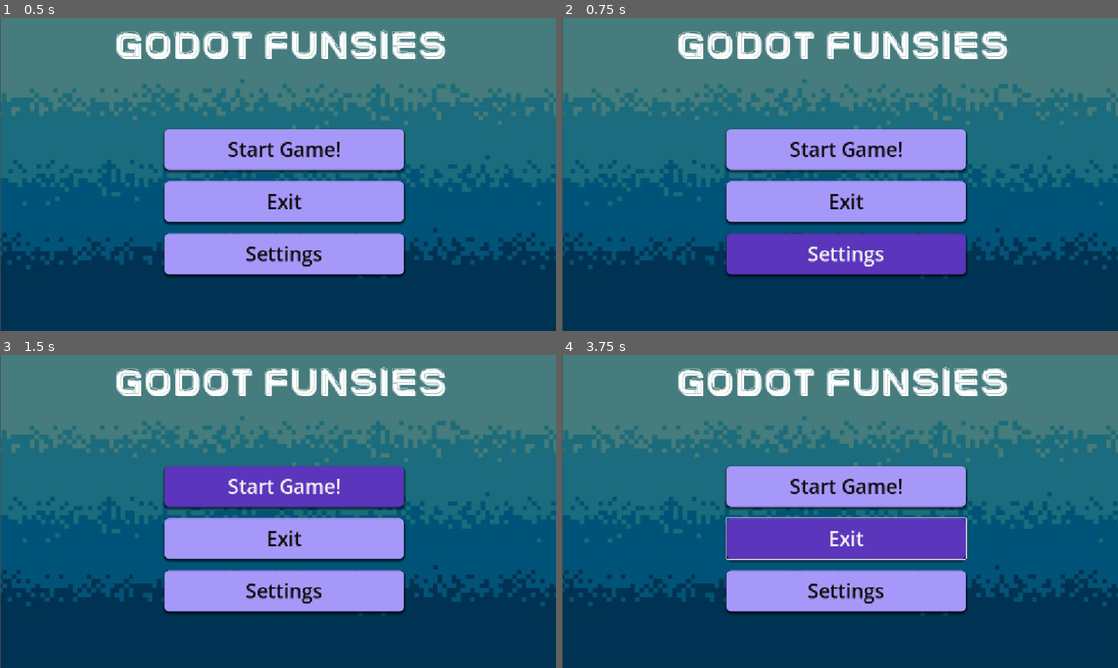
Above: before the commit, frames 1-4 (two rows, left to right).
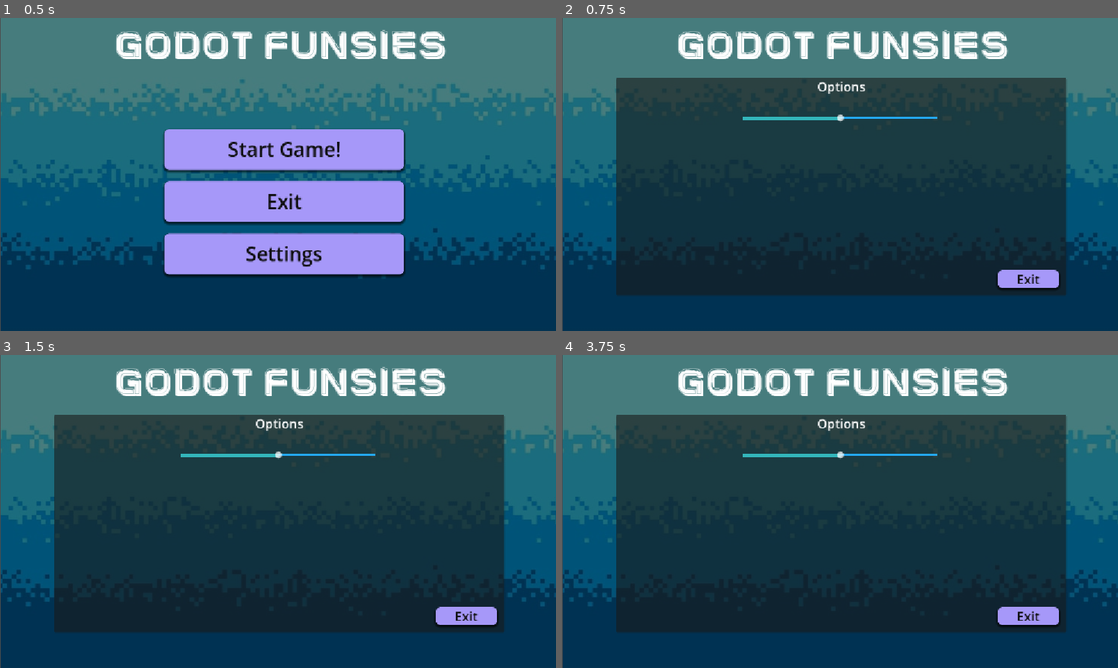
Above: after the commit, the same moments.

Repository: boredguywithacomputer/untitled-hackclub-game
Game: Godot game, scene res://main_menu.tscn
Two runs of this game, one before a commit and one after it. Both use one fixed random seed, a clock stepped at 60 frames per second and the inputs below.
Inputs (mouse positions are in pixels of both pictures, inside the frame that each line leads up to):
- Up to frame 1 (0.5 s): no input
- Up to frame 2 (0.75 s): click "Settings" at 0.5 s
- Up to frame 3 (1.5 s): click (283, 486) at 1.25 s, where only the run before the commit has a clickable "Start Game!"
- Up to frame 4 (3.75 s): click (845, 486) at 2 s, where only the run before the commit has a clickable "Start Game!"; tap Enter at 2.75 s; move the mouse to (962, 495) at 2.77 s; hold Right 2.78-3.53 s; tap Alt at 2.85 s; click (962, 495) at 2.92 s; tap Space at 3.5 s; move the mouse to (728, 527) at 3.52 s; hold Down from 3.53 s (still down); tap Shift at 3.6 s

Frame 1 is identical in both runs. In frame 2, 55% of the frame differs, in the area x 9-91%, y 19-89%; in frame 3, 55%; in frame 4, 55%.
Error after the commit: Parse Error: Too few arguments for "set_bus_volume_db()" call. Expected at least 2 but received 0. (res://audio_control.gd:9)

Commit message:
started teh options

Diff:
--- /dev/null
+++ b/new-game-project/audio_control.gd
@@ -0,0 +1,9 @@
+extends HSlider
+
+@export var audio_bus_name : String
+
+func _ready():
+	var audio_bus_id = AudioServer.get_bus_index(audio_bus_name)
+
+func _on_value_changed(value: float) -> void:
+	AudioServer.set_bus_volume_db()
--- /dev/null
+++ b/new-game-project/default_bus_layout.tres
@@ -0,0 +1,15 @@
+[gd_resource type="AudioBusLayout" format=3 uid="uid://b8wr0hwoqop4v"]
+
+[resource]
+bus/1/name = &"Music"
+bus/1/solo = false
+bus/1/mute = false
+bus/1/bypass_fx = false
+bus/1/volume_db = 0.0
+bus/1/send = &"Master"
+bus/2/name = &"SFX"
+bus/2/solo = false
+bus/2/mute = false
+bus/2/bypass_fx = false
+bus/2/volume_db = 0.0
+bus/2/send = &"Master"
--- a/new-game-project/main_menu.gd
+++ b/new-game-project/main_menu.gd
@@ -1,14 +1,20 @@
 extends Control
+@onready var main_buttons: VBoxContainer = $MainButtons
+@onready var options: Panel = $Options
 
 
-# Called when the node enters the scene tree for the first time.
-func _ready() -> void:
-	pass # Replace with function body.
-
+## Called when the node enters the scene tree for the first time.
+#func _ready() -> void:
+	#pass # Replace with function body.
+##
 
 # Called every frame. 'delta' is the elapsed time since the previous frame.
 func _process(delta: float) -> void:
 	pass
+
+func _ready():
+	main_buttons.visible = true
+	options.visible = false
 
 
 func _on_start_pressed() -> void:
@@ -22,3 +28,9 @@
 
 func _on_settings_pressed() -> void:
 	print("settings opened")
+	main_buttons.visible = false
+	options.visible = true
+
+
+func _on_back_options_pressed() -> void:
+	_ready()
--- a/new-game-project/main_menu.tscn
+++ b/new-game-project/main_menu.tscn
@@ -3,6 +3,8 @@
 [ext_resource type="Texture2D" uid="uid://baaxq020fl0qu" path="res://ice wallpaper.jpg" id="1_7vrkn"]
 [ext_resource type="Script" uid="uid://dn12u7ocbrg15" path="res://main_menu.gd" id="1_fu7sn"]
 [ext_resource type="FontFile" uid="uid://btl5vdvf3uo7q" path="res://Icecold.ttf" id="2_fu7sn"]
+[ext_resource type="AudioStream" uid="uid://dy8orvv3palet" path="res://ice music.mp3" id="4_jix8l"]
+[ext_resource type="Script" uid="uid://e6kxrqyhudv0" path="res://audio_control.gd" id="5_glbon"]
 
 [sub_resource type="StyleBoxTexture" id="StyleBoxTexture_dir7o"]
 texture = ExtResource("1_7vrkn")
@@ -26,6 +28,14 @@
 shadow_size = 5
 shadow_offset = Vector2(0, 3.14)
 
+[sub_resource type="StyleBoxLine" id="StyleBoxLine_3moom"]
+color = Color(0.14083889, 0.6653155, 0.9695974, 1)
+thickness = 4
+
+[sub_resource type="StyleBoxLine" id="StyleBoxLine_dir7o"]
+color = Color(0.20018792, 0.7147129, 0.73237044, 1)
+thickness = 6
+
 [node name="MainMenu" type="Control" unique_id=261018262]
 layout_mode = 3
 anchors_preset = 15
@@ -46,7 +56,7 @@
 grow_vertical = 2
 theme_override_styles/panel = SubResource("StyleBoxTexture_dir7o")
 
-[node name="VBoxContainer" type="VBoxContainer" parent="." unique_id=415561468]
+[node name="MainButtons" type="VBoxContainer" parent="." unique_id=415561468]
 layout_mode = 1
 anchors_preset = 8
 anchor_left = 0.5
@@ -61,7 +71,7 @@
 grow_vertical = 2
 theme_override_constants/separation = 24
 
-[node name="Button" type="Button" parent="VBoxContainer" unique_id=74380841]
+[node name="Button" type="Button" parent="MainButtons" unique_id=74380841]
 layout_mode = 2
 size_flags_vertical = 3
 theme_override_colors/font_color = Color(0.053019673, 0.052565854, 0.050296772, 1)
@@ -71,7 +81,7 @@
 theme_override_styles/hover = SubResource("StyleBoxFlat_7vrkn")
 text = "Start Game!"
 
-[node name="Button2" type="Button" parent="VBoxContainer" unique_id=835382432]
+[node name="Button2" type="Button" parent="MainButtons" unique_id=835382432]
 layout_mode = 2
 size_flags_vertical = 3
 theme_override_colors/font_color = Color(0.053019673, 0.052565854, 0.050296772, 1)
@@ -81,7 +91,7 @@
 theme_override_styles/hover = SubResource("StyleBoxFlat_7vrkn")
 text = "Exit"
 
-[node name="Button3" type="Button" parent="VBoxContainer" unique_id=672068055]
+[node name="Button3" type="Button" parent="MainButtons" unique_id=672068055]
 layout_mode = 2
 size_flags_vertical = 3
 theme_override_colors/font_color = Color(0.053019673, 0.052565854, 0.050296772, 1)
@@ -108,6 +118,69 @@
 theme_override_font_sizes/font_size = 83
 text = "GoDot Funsies"
 
-[connection signal="pressed" from="VBoxContainer/Button" to="." method="_on_start_pressed"]
-[connection signal="pressed" from="VBoxContainer/Button2" to="." method="_on_exit_pressed"]
-[connection signal="pressed" from="VBoxContainer/Button3" to="." method="_on_settings_pressed"]
+[node name="AudioStreamPlayer" type="AudioStreamPlayer" parent="." unique_id=100664171]
+stream = ExtResource("4_jix8l")
+autoplay = true
+bus = &"Music"
+
+[node name="Options" type="Panel" parent="." unique_id=1181583980]
+layout_mode = 1
+anchors_preset = 8
+anchor_left = 0.5
+anchor_top = 0.5
+anchor_right = 0.5
+anchor_bottom = 0.5
+offset_left = -466.0
+offset_top = -200.0
+offset_right = 467.0
+offset_bottom = 250.5
+grow_horizontal = 2
+grow_vertical = 2
+
+[node name="Label" type="Label" parent="Options" unique_id=366731563]
+layout_mode = 0
+offset_right = 933.5
+offset_bottom = 40.25
+theme_override_font_sizes/font_size = 26
+text = "Options"
+horizontal_alignment = 1
+
+[node name="back" type="Button" parent="Options" unique_id=390483324]
+layout_mode = 0
+offset_left = 791.0
+offset_top = 398.0
+offset_right = 918.0
+offset_bottom = 435.0
+size_flags_vertical = 3
+theme_override_colors/font_color = Color(0.053019673, 0.052565854, 0.050296772, 1)
+theme_override_font_sizes/font_size = 27
+theme_override_styles/normal = SubResource("StyleBoxFlat_3moom")
+theme_override_styles/pressed = SubResource("StyleBoxFlat_3moom")
+theme_override_styles/hover = SubResource("StyleBoxFlat_7vrkn")
+text = "Exit"
+
+[node name="AudioControl" type="HSlider" parent="Options" unique_id=172863774]
+layout_mode = 1
+anchors_preset = -1
+anchor_left = 0.5
+anchor_top = 0.18300001
+anchor_right = 0.5
+anchor_bottom = 0.18300001
+offset_left = -201.5
+offset_top = -17.441505
+offset_right = 198.5
+offset_bottom = 19.558495
+grow_horizontal = 2
+grow_vertical = 2
+theme_override_styles/slider = SubResource("StyleBoxLine_3moom")
+theme_override_styles/grabber_area = SubResource("StyleBoxLine_dir7o")
+theme_override_styles/grabber_area_highlight = SubResource("StyleBoxLine_dir7o")
+value = 50.0
+script = ExtResource("5_glbon")
+audio_bus_name = "Music"
+
+[connection signal="pressed" from="MainButtons/Button" to="." method="_on_start_pressed"]
+[connection signal="pressed" from="MainButtons/Button2" to="." method="_on_exit_pressed"]
+[connection signal="pressed" from="MainButtons/Button3" to="." method="_on_settings_pressed"]
+[connection signal="pressed" from="Options/back" to="." method="_on_back_options_pressed"]
+[connection signal="value_changed" from="Options/AudioControl" to="Options/AudioControl" method="_on_value_changed"]
Not shown, added: new-game-project/audio_control.gd.uid
Not shown, added: new-game-project/ice music.mp3.import
Not shown, added: new-game-project/ice music.mp3
